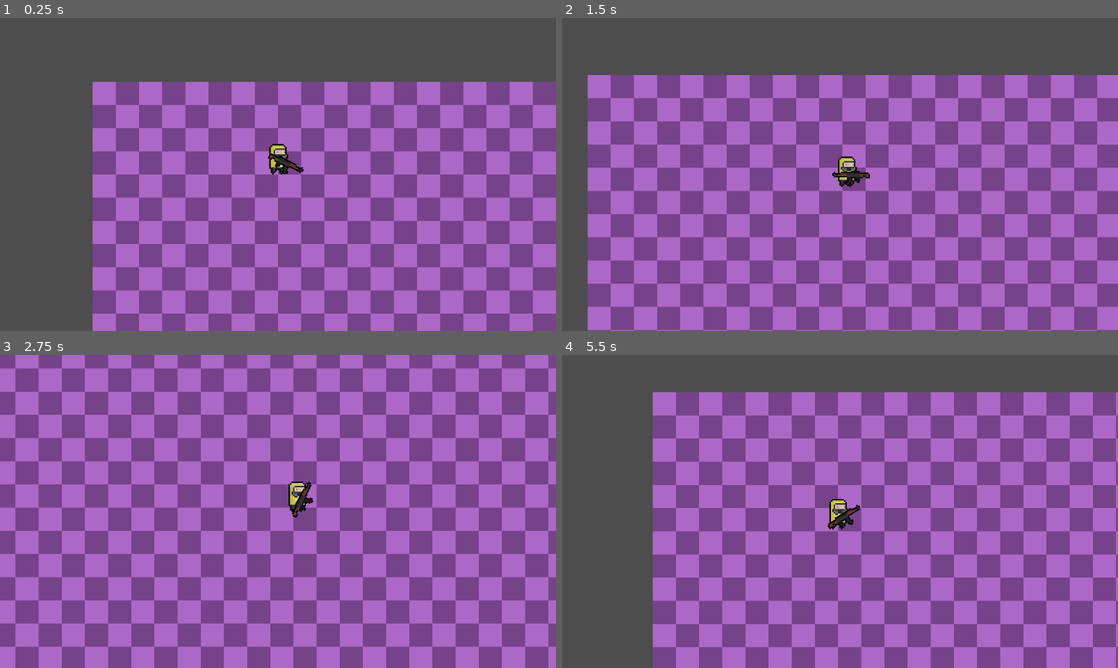
Above: before the commit, frames 1-4 (two rows, left to right).
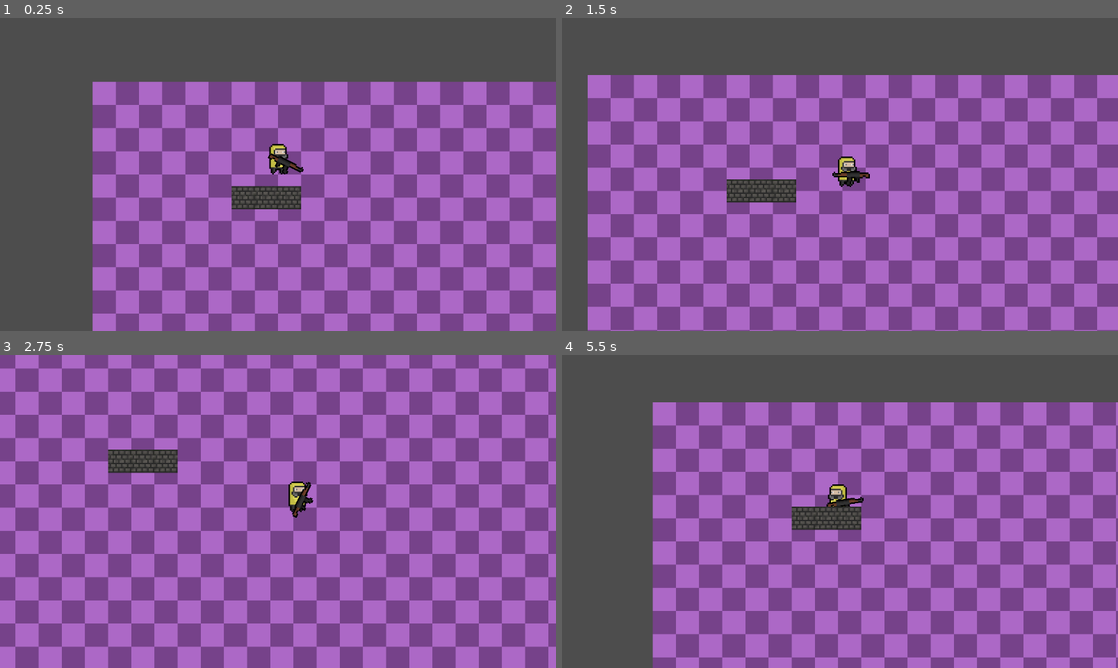
Above: after the commit, the same moments.

Repository: jenul-ferdinand/lab-ratz
Game: Godot game, scene res://Scenes/World.tscn
The game is run twice, just before and just after one commit, with the same random seed, the same clock (stepped at 60 frames per second) and the same inputs.
Inputs (mouse positions are in pixels of both pictures, inside the frame that each line leads up to):
- Up to frame 1 (0.25 s): no input
- Up to frame 2 (1.5 s): tap Enter at 0.5 s; move the mouse to (962, 158) at 0.52 s; hold D (right) 0.53-1.28 s; move the mouse to (728, 190) at 1.27 s; hold S (down) from 1.28 s (still down)
- Up to frame 3 (2.75 s): move the mouse to (333, 442) at 2.02 s; release S (down) at 2.03 s; hold D (right) from 2.03 s (still down)
- Up to frame 4 (5.5 s): move the mouse to (812, 574) at 2.77 s; release D (right) at 2.78 s; hold W (up) 2.78-3.53 s; move the mouse to (1006, 558) at 3.52 s; hold A (left) 3.53-5.03 s; move the mouse to (673, 464) at 4.27 s; move the mouse to (867, 511) at 5.02 s; hold S (down) from 5.03 s (still down)

The runs differ from the first frame. In frame 1, 0.9% of the frame differs, in the area x 41-55%, y 53-62%; in frame 2, 0.9%; in frame 3, 1.0%; in frame 4, 33%, in the area x 16-100%, y 11-97%.

Commit message:
Added Wall (StaticBody2D) and working on tilemaps but need fix

Diff:
--- /dev/null
+++ b/Scenes/Wall.tscn
@@ -0,0 +1,16 @@
+[gd_scene load_steps=3 format=3 uid="uid://cfno4arbec37w"]
+
+[ext_resource type="Texture2D" uid="uid://ch1prjqokqwtb" path="res://Sprites/spr_brickwall.png" id="1_bwcik"]
+
+[sub_resource type="RectangleShape2D" id="RectangleShape2D_l7bru"]
+size = Vector2(16, 10)
+
+[node name="Wall" type="StaticBody2D"]
+
+[node name="Sprite2D" type="Sprite2D" parent="."]
+texture = ExtResource("1_bwcik")
+offset = Vector2(0, -8)
+
+[node name="CollisionShape2D" type="CollisionShape2D" parent="."]
+position = Vector2(0, -5)
+shape = SubResource("RectangleShape2D_l7bru")
--- a/Scenes/World.tscn
+++ b/Scenes/World.tscn
@@ -6,6 +6,7 @@
 [ext_resource type="Texture2D" uid="uid://bjnpx3lj77x0y" path="res://Sprites/spr_hazmat.png" id="4_oid07"]
 [ext_resource type="Script" path="res://Scripts/Gun.gd" id="5_jvlux"]
 [ext_resource type="Texture2D" uid="uid://0cnpyyo02sri" path="res://Sprites/spr_ak47.png" id="6_rvcyd"]
+[ext_resource type="PackedScene" uid="uid://cfno4arbec37w" path="res://Scenes/Wall.tscn" id="7_aopkc"]
 
 [sub_resource type="TileSetAtlasSource" id="TileSetAtlasSource_t47xf"]
 texture = ExtResource("1_fu7e7")
@@ -29,39 +30,49 @@
 [node name="World" type="Node2D"]
 
 [node name="Ground" type="TileMap" parent="."]
+y_sort_enabled = true
 tile_set = SubResource("TileSet_rrdpn")
 format = 2
 layer_0/tile_data = PackedInt32Array(-65540, 0, 1342177280, -4, 0, 1342177280, 65532, 0, 1342177280, 131068, 0, 1342177 …(28507 unchanged characters)…
 
-[node name="Camera" type="Camera2D" parent="."]
-zoom = Vector2(3, 3)
-position_smoothing_enabled = true
-script = ExtResource("2_h0n51")
-
-[node name="Player" type="CharacterBody2D" parent="."]
+[node name="Player" type="CharacterBody2D" parent="Ground"]
 script = ExtResource("3_m3143")
 
-[node name="Collision" type="CollisionShape2D" parent="Player"]
+[node name="Collision" type="CollisionShape2D" parent="Ground/Player"]
 position = Vector2(0, -5.435)
 shape = SubResource("RectangleShape2D_u7y32")
 
-[node name="Sprite" type="Sprite2D" parent="Player"]
+[node name="Sprite" type="Sprite2D" parent="Ground/Player"]
 texture_filter = 1
 texture = ExtResource("4_oid07")
 offset = Vector2(0, -16)
 
-[node name="Hitbox" type="Area2D" parent="Player"]
+[node name="Hitbox" type="Area2D" parent="Ground/Player"]
 position = Vector2(0, -15.89)
 
-[node name="Collision" type="CollisionShape2D" parent="Player/Hitbox"]
+[node name="Collision" type="CollisionShape2D" parent="Ground/Player/Hitbox"]
 position = Vector2(0, 5)
 shape = SubResource("CapsuleShape2D_j3l0l")
 debug_color = Color(0.984314, 0, 0.352941, 0.419608)
 
-[node name="Gun" type="StaticBody2D" parent="Player"]
+[node name="Gun" type="StaticBody2D" parent="Ground/Player"]
 script = ExtResource("5_jvlux")
 
-[node name="Sprite" type="Sprite2D" parent="Player/Gun"]
+[node name="Sprite" type="Sprite2D" parent="Ground/Player/Gun"]
 texture_filter = 1
 position = Vector2(4, -7)
 texture = ExtResource("6_rvcyd")
+
+[node name="Wall" parent="Ground" instance=ExtResource("7_aopkc")]
+position = Vector2(-24, 24)
+
+[node name="Wall2" parent="Ground" instance=ExtResource("7_aopkc")]
+position = Vector2(-8, 24)
+
+[node name="Wall3" parent="Ground" instance=ExtResource("7_aopkc")]
+position = Vector2(8, 24)
+
+[node name="Camera" type="Camera2D" parent="Ground"]
+zoom = Vector2(3, 3)
+position_smoothing_enabled = true
+script = ExtResource("2_h0n51")
--- a/Scripts/Player.gd
+++ b/Scripts/Player.gd
@@ -17,8 +17,10 @@
 		motion.y += 1
 	if Input.is_action_pressed("left"):
 		motion.x -= 1
+		$Sprite.flip_h = true
 	if Input.is_action_pressed("right"):
 		motion.x += 1
+		$Sprite.flip_h = false
 
 	# Normalise movement (same speed every direction)
 	motion = motion.normalized()
Not shown: 1 places in Scenes/World.tscn that only renumber resources
Binary file added: Sprites/spr_brickwall.png
Not shown, added: Sprites/spr_brickwall.png.import
Binary file added: tilemaps/objects_tilemap.ase
Binary file added: tilemaps/objects_tilemap.png
Not shown, added: tilemaps/objects_tilemap.png.import
